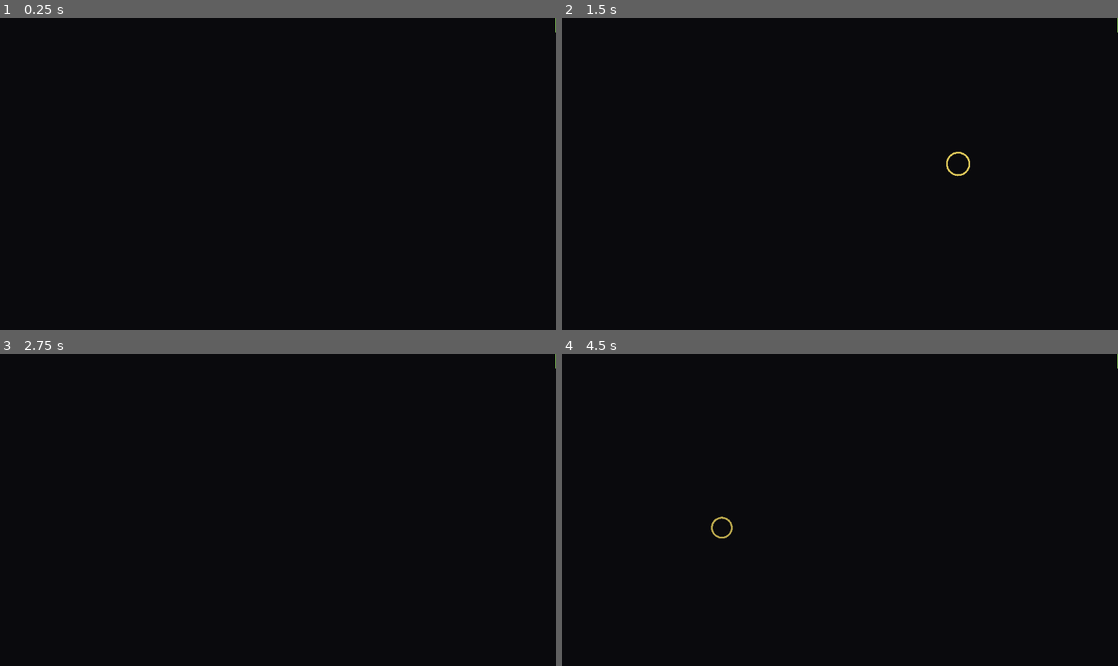
Above: before the commit, frames 1-4 (two rows, left to right).
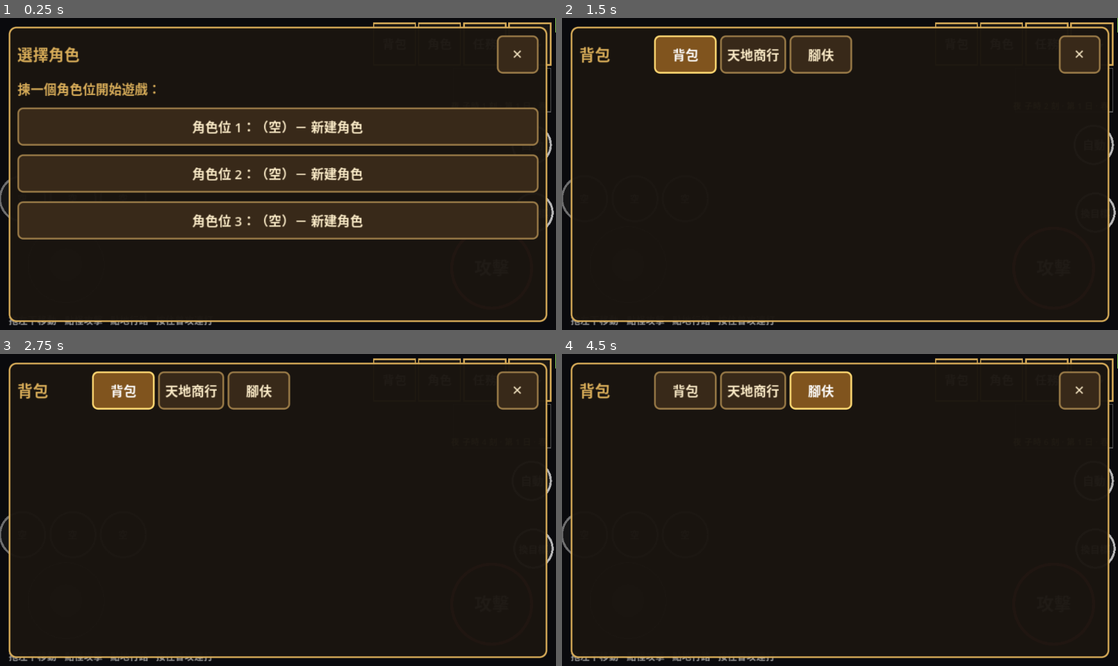
Above: after the commit, the same moments.

Repository: alphakey-marketing/sanguo-remake
Game: Godot game, scene res://ui/main.tscn
The game is run twice, just before and just after one commit, with the same random seed, the same clock (stepped at 60 frames per second) and the same inputs.
Inputs (mouse positions are in pixels of both pictures, inside the frame that each line leads up to):
- Up to frame 1 (0.25 s): no input
- Up to frame 2 (1.5 s): click (1079, 55) at 0.5 s, where only the run after the commit has a clickable "✕"; tap Enter at 1.25 s; move the mouse to (962, 158) at 1.27 s; hold D from 1.28 s (still down); tap B at 1.35 s; click (962, 158) at 1.42 s
- Up to frame 3 (2.75 s): tap Space at 1.52 s; release D at 2 s; click (122, 391) at 2 s, where only the run after the commit has a clickable "背包"
- Up to frame 4 (4.5 s): click (751, 391) at 2.75 s, where only the run after the commit has a clickable "天地商行"; click (823, 391) at 3.5 s, where only the run after the commit has a clickable "腳伕"; tap Space at 4.25 s; drag from (728, 525) to (812, 572) at 4.27 s

The runs differ from the first frame. In frame 1, 41% of the frame differs, in the area x 0-100%, y 1-99%; in frame 2, 8.9%; in frame 3, 8.8%; in frame 4, 8.9%.
Error before the commit: Parse Error: Cannot infer the type of "label" variable because the value doesn't have a set type. (res://ui/touch/mobile_hud.gd:432)

Commit message:
fix: 兩個 GDScript 型別推斷 parse error 令匯出版黑屏 —— mobile_hud label / potion_setup_panel i_ 明確標型別
Co-Authored-By: Claude Sonnet 5 <noreply@anthropic.com>

Diff:
--- a/client/ui/panels/potion_setup_panel.gd
+++ b/client/ui/panels/potion_setup_panel.gd
@@ -39,7 +39,7 @@
 		list.add_child(row)
 		row.add_child(lbl("格 %d：%s" % [i + 1, item_name(id) if id > 0 else "（空）"], 15,
 			UiTheme.GOLD if editing_slot == i else UiTheme.TEXT))
-		var i_ := i
+		var i_: int = i
 		row.add_child(btn("揀" if editing_slot != i else "揀緊…", func() -> void:
 			editing_slot = i_
 			refresh(true), 60))
--- a/client/ui/touch/mobile_hud.gd
+++ b/client/ui/touch/mobile_hud.gd
@@ -429,7 +429,7 @@
 		var filled := item_id > 0
 		_circle_btn(id, Color(0.12, 0.28, 0.14, 0.8) if filled else Color(0.12, 0.12, 0.12, 0.55),
 			Color(0.55, 0.95, 0.55) if filled else Color(1, 1, 1, 0.4))
-		var label := main.item_name_for_potion(item_id).substr(0, 3) if filled else "空"
+		var label: String = main.item_name_for_potion(item_id).substr(0, 3) if filled else "空"
 		_txt_center(c.y + 4, label, Color.WHITE if filled else Color(0.7, 0.7, 0.7), 11, r * 2, c.x - r)
 
 # 左上角色框
